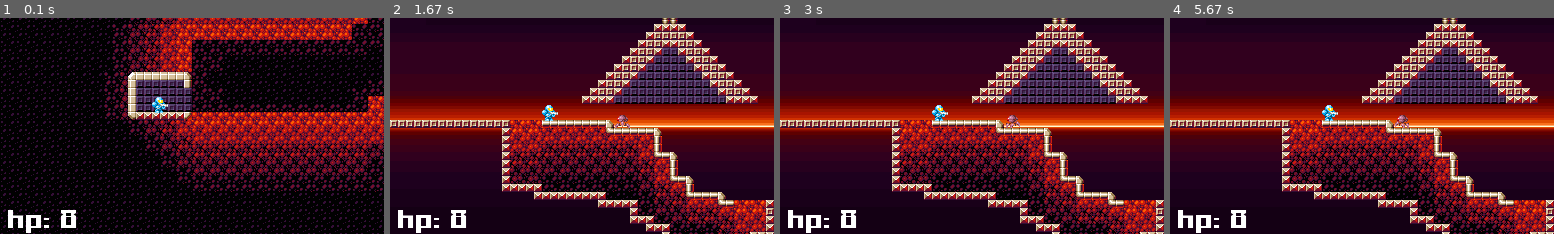
Above: before the commit, frames 1-4 (left to right).
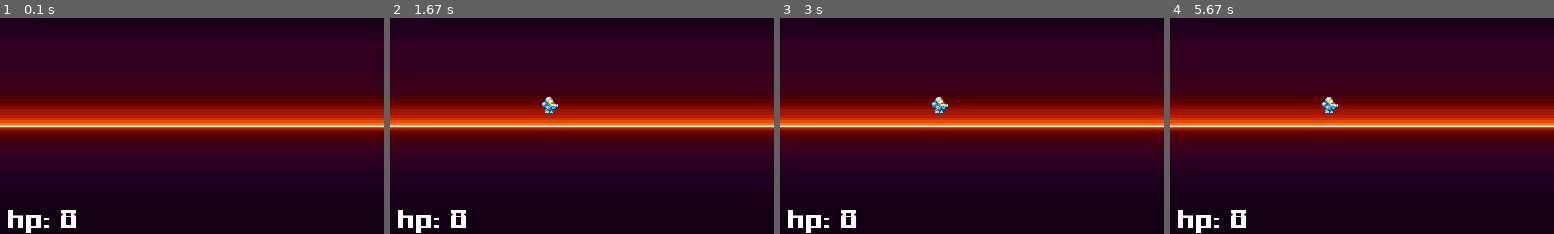
Above: after the commit, the same moments.

Repository: donqnr/unnamed-pygame-platformer
Game: pygame game, started from main.py
Same seed, same stepped clock (60 frames per second), same inputs: the game is played once before the commit and once after it.
Inputs:
- Up to frame 1 (0.1 s): no input
- Up to frame 2 (1.67 s): hold F1 0.33-0.8 s; tap Ctrl at 0.83 s
- Up to frame 3 (3 s): no input
- Up to frame 4 (5.67 s): no input

The runs differ from the first frame. In frame 1, 74% of the frame differs, in the area x 0-100%, y 0-100%; in frame 2, 30%; in frame 3, 30%; in frame 4, 30%.

Commit message:
some minor changes

Diff:
--- /dev/null
+++ b/__init__.py
@@ -0,0 +1,146 @@
+import pygame
+import levels
+import player
+import constants
+import globals
+import cam
+import hud
+
+from pygame.locals import (
+    K_ESCAPE,
+    K_PAUSE,
+    K_F1,
+    K_F2,
+    KEYDOWN,
+    QUIT,
+)
+
+# Function to check if a sprite is near or in the viewport
+def is_onscreen(thing):
+    # Apologies for this abomination of a line
+    if thing.rect.centerx <= player.rect.centerx + constants.SCREEN_WIDTH and thing.rect.centerx >= player.rect.centerx - constants.SCREEN_WIDTH and thing.rect.centery <= player.rect.centery + constants.SCREEN_HEIGHT and thing.rect.centery >= player.rect.centery - constants.SCREEN_HEIGHT:
+        return True
+
+    return False
+
+def changelevel(level_file):
+    globals.bg_sprites.empty()
+    globals.enemy_sprites.empty()
+    globals.visible_sprites.empty()
+    globals.active_sprites.empty()
+    newlevel = levels.Customlevel(level_file)
+    globals.active_sprites.add(newlevel.enemy_list)
+    for enemy in newlevel.enemy_list:
+        enemy.level = newlevel
+    return newlevel
+
+def initplayer():
+    p = player.Player(globals.current_level.player_start[0],globals.current_level.player_start[1])
+    return p
+
+# Initialize pygame
+pygame.init()
+
+# Create the screen object
+# The size is determined by the constant SCREEN_WIDTH and SCREEN_HEIGHT
+flags = pygame.SCALED | pygame.RESIZABLE | pygame.DOUBLEBUF
+screen = pygame.display.set_mode((constants.SCREEN_WIDTH, constants.SCREEN_HEIGHT), flags)
+
+# Set the level to load
+globals.current_level = changelevel("level01.json")
+
+# Initialize the player class and pass the current level to it, for collision detection
+player = initplayer()
+player.level = globals.current_level
+
+hud = hud.Hud(player)
+
+""" globals.active_sprites.add(globals.current_level.wall_list)
+globals.active_sprites.add(globals.current_level.platform_list) """
+globals.active_sprites.add(globals.current_level.enemy_list)
+
+for enemy in globals.current_level.enemy_list:
+    enemy.level = globals.current_level
+
+# Initialize the camera class
+cam = cam.Cam()
+
+# Variable to keep the main loop running
+running = True
+
+clock = pygame.time.Clock()
+
+
+# Main loop
+while running:
+
+    # Set the game to run at 60 FPS
+    clock.tick(constants.FRAMERATE)
+
+    # Input handling should probably be in it's own class
+    # Look at every event in the queue
+    for event in pygame.event.get():
+        # Did the user hit a key?
+        if event.type == KEYDOWN:
+            # If the key was spacebar, try to jump
+            if event.key == pygame.K_SPACE and not globals.paused:
+                player.jump()
+            # If the key was left ctrl, try to shoot
+            if event.key == pygame.K_LCTRL and not globals.paused:
+                player.shoot()
+            # If the key was pause, pause the game
+            if event.key == pygame.K_PAUSE:
+                if globals.paused:
+                    globals.paused = False
+                else:
+                    globals.paused = True
+            if event.key == pygame.K_F1:
+                globals.current_level.destroy_level()
+                globals.current_level = changelevel("levl2.json")
+                player.level = globals.current_level
+                player.rect.topleft = globals.current_level.player_start
+                globals.visible_sprites.add(player)
+            # Was it the Escape key? If so, stop the loop.
+            if event.key == K_ESCAPE:
+                running = False
+
+        # Did the user click the window close button? If so, stop the loop.
+        elif event.type == QUIT:
+            running = False
+
+    # Draw the background of the current level
+    screen.blit(globals.current_level.background, (0,0))
+
+    # Draw the background elements of the level, before any others
+    for thing in globals.bg_sprites:
+        if is_onscreen(thing):
+            screen.blit(thing.surf,(thing.rect.x + cam.x, thing.rect.y + cam.y))
+
+    # Draw visible sprites, in relation to the camera's position.
+    for thing in globals.visible_sprites:
+        if is_onscreen(thing):
+            screen.blit(thing.surf,(thing.rect.x + cam.x, thing.rect.y + cam.y))
+
+    screen.blit(hud.text, (hud.rect.x,hud.rect.y))
+    hud.update()
+
+    # Update the active sprites, unless the game is paused
+    if not globals.paused:
+        globals.player_sprites.update()
+        globals.active_sprites.update()
+
+    # If the player gets a certain amount of distance away from the center of the screen, the camera starts following them
+    if player.rect.right + cam.get_screen_center_x() > 5:
+        cam.set_pos_x(player.rect.right - constants.SCREEN_WIDTH * .5 - 5)
+
+    if player.rect.left + cam.get_screen_center_x() < -40:
+        cam.set_pos_x(player.rect.left - constants.SCREEN_WIDTH * .5 - -40)
+
+    if player.rect.bottom + cam.get_screen_center_y() > 15:
+        cam.set_pos_y(player.rect.bottom - constants.SCREEN_HEIGHT * .5 - 15)
+
+    if player.rect.top + cam.get_screen_center_y() < -30:
+        cam.set_pos_y(player.rect.top - constants.SCREEN_HEIGHT * .5 - -30)
+
+    # Update the image
+    pygame.display.update()
--- a/enemies.py
+++ b/enemies.py
@@ -1,6 +1,6 @@
 import pygame
 import spritesheet
-import vars
+import globals
 import math
 
 # A lot of code copied from the player class, could refactor these and have them be a child of a more general character class
@@ -16,10 +16,10 @@
         self.rect.y = pos_y
         self.change_y = 0
         self.change_x = 0
-        self.max_speed = 2
+        self.max_speed = 1
         self.max_fall_speed = 5
-        vars.enemy_sprites.add(self)
-        vars.visible_sprites.add(self)
+        globals.enemy_sprites.add(self)
+        globals.visible_sprites.add(self)
         self.level = None
         self.hp = 2
         self.state = "normal"
@@ -85,7 +85,7 @@
         super(Enemy, self).__init__()
         pygame.sprite.Sprite.__init__(self)
         Enemy.__init__(self,pos_x,pos_y)
-        self.max_speed = 1.6
+        self.max_speed = 1.45
         self.asd = 0
         self.direction = 'l'
         self.run_duration = 0
@@ -110,7 +110,7 @@
         self.collision_detection()
         self.deal_damage()
 
-        hits = pygame.sprite.spritecollide(self, vars.player_sprites, False)
+        hits = pygame.sprite.spritecollide(self, globals.player_sprites, False)
         for hit in hits:
             try:
                 hit.takedamage(1)
@@ -120,7 +120,7 @@
 
     def wait(self):
         self.change_x = 0
-        hits = pygame.sprite.spritecollide(self, vars.player_sprites, False, pygame.sprite.collide_circle_ratio(7))
+        hits = pygame.sprite.spritecollide(self, globals.player_sprites, False, pygame.sprite.collide_circle_ratio(7))
         for hit in hits:
             self.state = "chase"
             self.target = hit
@@ -139,9 +139,9 @@
             self.run_duration = 0
 
         # If character is facing right, use the right facing sprites. Otherwise use left.
-        if self.change_x >= 0.15:
+        if self.change_x >= 0.1:
             self.surf = self.run_right[math.ceil(self.run_duration) // 7]
-        elif self.change_x <= -0.15:
+        elif self.change_x <= -0.1:
             self.surf = self.run_left[math.ceil(self.run_duration) // 7]
         else:
             self.surf = self.sheet.get_image(1,31,16,13)
@@ -165,13 +165,13 @@
             if self.target.rect.centerx < self.rect.centerx:
                 self.direction = 'l'
                 if self.change_x > self.max_speed - (self.max_speed * 2):
-                    self.change_x += -0.15
+                    self.change_x += -0.1
                 else:
                     self.change_x = -self.max_speed
             elif self.target.rect.centerx > self.rect.centerx:
                 self.direction = 'r'
                 if self.change_x < self.max_speed:
-                    self.change_x += 0.15
+                    self.change_x += 0.1
                 else:
                     self.change_x = self.max_speed
 
@@ -185,7 +185,7 @@
             pass
 
     def deal_damage(self):
-        hits = pygame.sprite.spritecollide(self, vars.player_sprites, False)
+        hits = pygame.sprite.spritecollide(self, globals.player_sprites, False)
         for hit in hits:
             try:
                 hit.takedamage(1)
--- a/globals.py
+++ b/globals.py
@@ -1,5 +1,11 @@
-import pygame
-active_sprites = pygame.sprite.Group()
-enemy_sprites = pygame.sprite.Group()
+from pygame import sprite
 
-paused = False
+active_sprites = sprite.Group() # Sprites that are updated each frame (Player, enemies)
+visible_sprites = sprite.Group() # Group to handle the visibility of a sprite
+enemy_sprites = sprite.Group() # Group for handling hit detection of an enemy
+player_sprites = sprite.Group() # Group for handling hit of a player
+bg_sprites = sprite.Group() # Group for background blocks, to be blitted before other elements of the level
+
+current_level = None
+
+paused = False # Boolean to handle pausing
--- a/level_editor.py
+++ b/level_editor.py
@@ -1,7 +1,7 @@
 import pygame
 import json
 
-import vars
+import globals
 import constants
 import levels
 import cam
@@ -39,7 +39,7 @@
         self.surf = pygame.Surface((1,1))
         self.surf.fill((255,255,255))
         self.rect = self.surf.get_rect()
-        #vars.active_sprites.add(self)
+        #globals.active_sprites.add(self)
 
     def setpos(self, x, y):
         self.rect.x = x
@@ -56,7 +56,7 @@
 def load_level():
     with open("saved_level.json", 'r') as file:
         data = json.load(file)
-        vars.active_sprites.empty()
+        globals.active_sprites.empty()
         current_level.wall_list.empty()
         thing_list.empty()
         for block, pos, thingtype in data:
@@ -64,16 +64,16 @@
             thing.type = thingtype
             if thing.type == "bg":
                 current_level.bg_list.add(thing)
-                vars.active_sprites.add(thing)
+                globals.active_sprites.add(thing)
             elif thing.type == "wall":
                 current_level.wall_list.add(thing)
-                vars.active_sprites.add(thing)
+                globals.active_sprites.add(thing)
             elif thing.type == "platform":
                 current_level.platform_list.add(thing)
-                vars.active_sprites.add(thing)
+                globals.active_sprites.add(thing)
             elif thing.type == "enemy":
                 current_level.enemy_list.add(thing)
-                vars.active_sprites.add(thing)
+                globals.active_sprites.add(thing)
             thing_list.add(thing)
 
 def add_to_list(tile):
@@ -85,7 +85,7 @@
         current_level.platform_list.add(tile)
     elif tile.type == "enemy":
         current_level.enemy_list.add(tile)
-    vars.active_sprites.add(tile)
+    globals.active_sprites.add(tile)
 
 # Initialize pygame
 pygame.init()
@@ -102,7 +102,7 @@
 player = player.Player(current_level.player_start[0],current_level.player_start[1])
 
 # Add the level sprites and the player to the active sprites list
-vars.active_sprites.add(player)
+globals.active_sprites.add(player)
 
 # Variable to keep the main loop running
 running = True
@@ -249,7 +249,7 @@
     blockpreview = selected_thing_list[selected_thing]((pos[0] - cam.x), (pos[1] - cam.y))
 
     # Blit all the active sprites
-    """ for thing in vars.active_sprites:
+    """ for thing in globals.active_sprites:
         screen.blit(thing.surf,(thing.rect.x + cam.x, thing.rect.y + cam.y)) """
 
 
@@ -287,7 +287,7 @@
         if selected_thing_type == "enemy":
             hits = pygame.sprite.spritecollide(tile, current_level.enemy_list, False)
         if len(hits) == 0:
-            vars.visible_sprites.add(tile)
+            globals.visible_sprites.add(tile)
             print(tile.name + " placed at " + str((pos[0] - cam.x) // 8 * 8) + " " + str((pos[1] - cam.y) // 8 * 8) + " as " + selected_thing_type)
             if tile.type == "wall":
                 tile.type = selected_thing_type
@@ -298,7 +298,7 @@
 
 
     if pygame.mouse.get_pressed()[2] == 1:
-        hits = pygame.sprite.spritecollide(cursorpos, vars.active_sprites, False)
+        hits = pygame.sprite.spritecollide(cursorpos, globals.active_sprites, False)
         for hit in hits:
             pygame.sprite.Sprite.kill(hit)
             print("Removed " + hit.type + " " + hit.name)
--- a/levels.py
+++ b/levels.py
@@ -6,7 +6,7 @@
 import enemies
 import json
 import things
-import vars
+import globals
 
 
 class Level():
@@ -30,16 +30,16 @@
                 thing.type = thingtype
                 if thing.type == "bg":
                     self.bg_list.add(thing)
-                    vars.bg_sprites.add(thing)
+                    globals.bg_sprites.add(thing)
                 elif thing.type == "wall":
                     self.wall_list.add(thing)
-                    vars.visible_sprites.add(thing)
+                    globals.visible_sprites.add(thing)
                 elif thing.type == "platform":
                     self.platform_list.add(thing)
-                    vars.visible_sprites.add(thing)
+                    globals.visible_sprites.add(thing)
                 elif thing.type == "enemy":
                     self.enemy_list.add(thing)
-                    vars.visible_sprites.add(thing)
+                    globals.visible_sprites.add(thing)
     def destroy_level(self):
         self.bg_list.empty()
         self.wall_list.empty()
--- a/platforms.py
+++ b/platforms.py
@@ -1,6 +1,6 @@
 from spritesheet import SpriteSheet
 import pygame
-import vars
+import globals
 
 # Test class for platforms, which allow the player to jump through them and stand on top of them
 # Parent class for walls/platforms
--- a/player.py
+++ b/player.py
@@ -1,6 +1,6 @@
 import pygame
 import spritesheet
-import vars
+import globals
 import projectiles
 import math
 import fx
@@ -87,11 +87,11 @@
         self.asd = 0.0
 
         # The player's movement speed
-        self.speed = 1.2
+        self.speed = 1.5
 
         # Add the player to the player and visible sprite groups
-        vars.player_sprites.add(self)
-        vars.visible_sprites.add(self)
+        globals.player_sprites.add(self)
+        globals.visible_sprites.add(self)
 
     # Update the player character
     def update(self):
@@ -121,9 +121,9 @@
         if self.invul_time > 0 and not self.is_dead():
             self.invul_time -= 1
             if (self.invul_time % 2) == 0:
-                vars.visible_sprites.add(self)
-            else:
-                vars.visible_sprites.remove(self)
+                globals.visible_sprites.add(self)
+            else:
+                globals.visible_sprites.remove(self)
 
 
 
@@ -256,11 +256,11 @@
         return False
 
     def death(self):
-        vars.visible_sprites.remove(self)
+        globals.visible_sprites.remove(self)
 
         deathfx = fx.PlayerDeath(self.rect.centerx, self.rect.centery)
-        vars.visible_sprites.add(deathfx)
-        vars.active_sprites.add(deathfx)
+        globals.visible_sprites.add(deathfx)
+        globals.active_sprites.add(deathfx)
         self.state = "deathloop"
 
     def deathloop(self):
@@ -288,7 +288,7 @@
     def respawn(self):
         self.state = "normal"
         self.rect.topleft = self.level.player_start
-        vars.visible_sprites.add(self)
+        globals.visible_sprites.add(self)
         self.hp = self.maxhp
         self.respawn_time = 120
 
@@ -306,7 +306,7 @@
         self.surf = pygame.Surface((x,1))
         self.surf.fill((255,255,255))
         self.rect = self.surf.get_rect()
-        #vars.active_sprites.add(self)
+        #globals.active_sprites.add(self)
 
     def setpos(self, x, y):
         self.rect.x = x
@@ -325,8 +325,8 @@
 
     def flash(self, dur):
         self.setpos()
-        vars.visible_sprites.add(self)
-        vars.active_sprites.add(self)
+        globals.visible_sprites.add(self)
+        globals.active_sprites.add(self)
         self.duration = dur
         self.counter = 0
 
--- a/projectiles.py
+++ b/projectiles.py
@@ -1,6 +1,6 @@
 import pygame
 import spritesheet
-import vars
+import globals
 
 class Projectile(pygame.sprite.Sprite):
     def __init__(self, pos_x, pos_y, speed_x, speed_y):
@@ -17,8 +17,8 @@
         self.lifespan = 45
         self.lifetime = 0
         self.state = "spawn"
-        vars.active_sprites.add(self)
-        vars.visible_sprites.add(self)
+        globals.active_sprites.add(self)
+        globals.visible_sprites.add(self)
         self.level = None
         self.deathanimtime = 0
         self.deathanim = [self.sheet.get_image(1, 10, 12, 12),
@@ -57,7 +57,7 @@
         if hits:
             self.state = "predeath"
 
-        hits = pygame.sprite.spritecollide(self, vars.enemy_sprites, False)
+        hits = pygame.sprite.spritecollide(self, globals.enemy_sprites, False)
         if hits:
             try:
                 hits[0].takedamage(self.damage)
